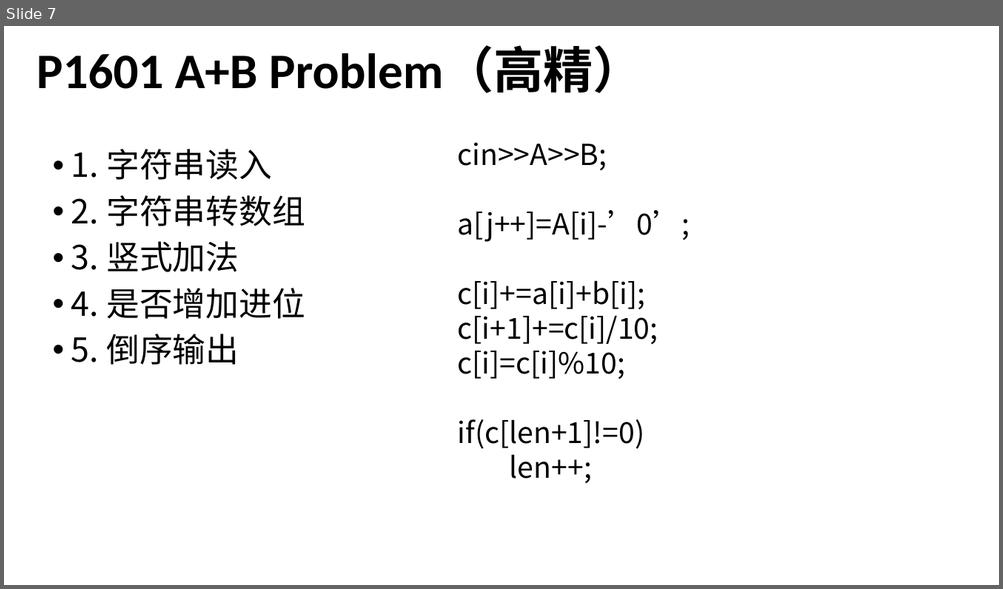
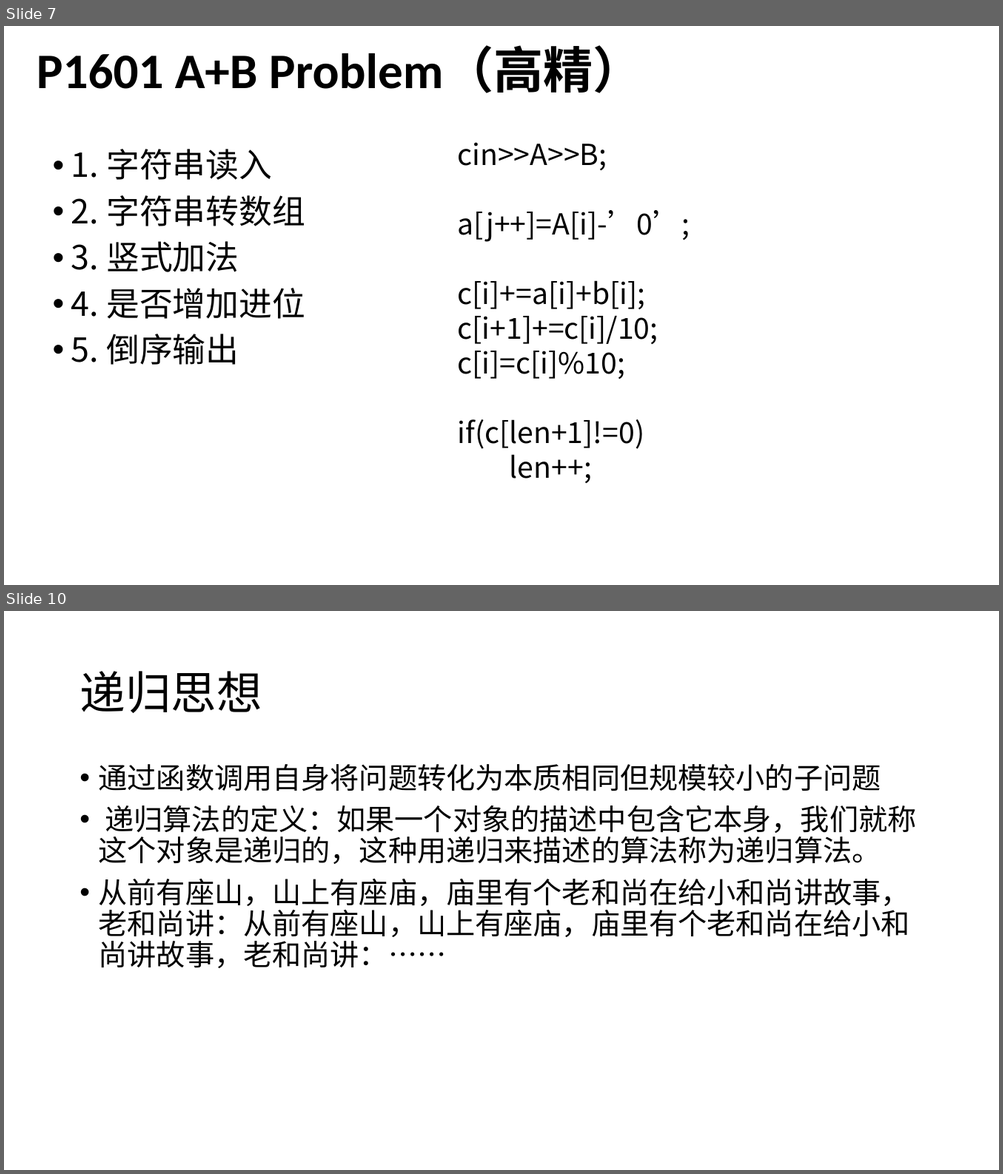
Before and after one commit to Adnios/Class, a slide deck: C++资料包/递推与递归.pptx. Shown one above the other, each under a label of ours: slide 7 before the commit, slides 7 and 10 after it; the slides between them are not shown. The pictures are 1003x589 and 1003x1174 pixels, drawn with LibreOffice and Linux fonts; fonts in the diff are those of the drawing. Boxes give left, top, right and bottom in pixels: in the first picture for what was removed or moved away, otherwise in the second. Text is boxed around its words. In the diff, an @@ line names an element or a change of style, - is before the commit and + after.

```diff
--- a/C++资料包/递推与递归.pptx
+++ b/C++资料包/递推与递归.pptx
@@ slide 10 added at (x1=4, y1=611, x2=999, y2=1170), background #FFFFFF @@
@@ title added at (x1=79, y1=671, x2=262, y2=713), 44 pt, text #000000 @@
+递归思想
@@ text added at (x1=99, y1=764, x2=916, y2=968), 28 pt, text #000000 @@
+• 通过函数调用自身将问题转化为本质相同但规模较小的子问题
+• 递归算法的定义：如果一个对象的描述中包含它本身，我们就称这个对象是递归的，这种用递归来描述的算法称为递归算法。
+• 从前有座山，山上有座庙，庙里有个老和尚在给小和尚讲故事，老和尚讲：从前有座山，山上有座庙，庙里有个老和尚在给小和尚讲故事，老和尚讲：……
```
Also in this commit, not shown: 1 slide changed, 3 other slides added, 5 other files.
